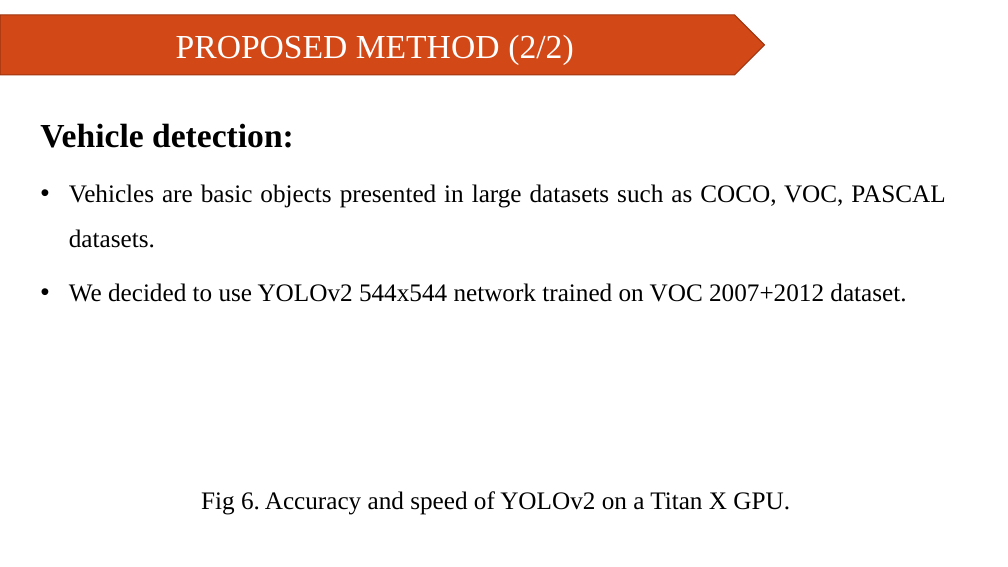
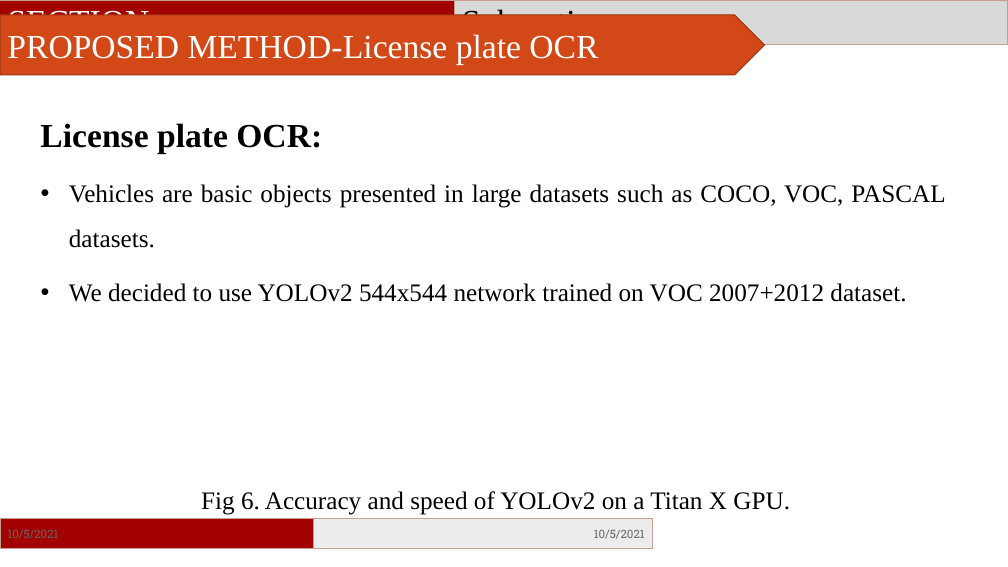
Before and after one commit to phamvandan/graduated-thesis-2021, a slide deck: slide 19 of NCKH.pptx. Drawn at 1008x567 pixels with LibreOffice and Linux fonts; fonts in the diff are those of the drawing; background and template pictures are left out. Boxes give left, top, right and bottom in pixels: in the first picture for what was removed or moved away, otherwise in the second. Text is boxed around its words. In the diff, an @@ line names an element or a change of style, - is before the commit and + after.

```diff
--- a/NCKH.pptx
+++ b/NCKH.pptx
@@ rectangle added at bbox=[0, 0, 454, 45], fill #A30000, outline #C49F92 0.75 pt, 32 pt, text #FFFFFF @@
+SECTION
@@ rectangle added at bbox=[454, 0, 1008, 45], fill #D9D9D9, outline #C49F92 0.75 pt, 32 pt, text #000000 @@
+Subsection
@@ text in pentagon arrow at bbox=[7, 34, 598, 64]: text changed @@
-PROPOSED METHOD (2/2)
+PROPOSED METHOD-License plate OCR
@@ text at bbox=[40, 123, 322, 154]: text changed @@
-Vehicle detection:
+License plate OCR:
@@ rectangle added at bbox=[0, 519, 314, 549], fill #A30000, outline #C49F92 0.75 pt, 11 pt, text #696464 @@
+10/5/2021
@@ rectangle added at bbox=[314, 519, 653, 549], fill #ECECEC, outline #C49F92 0.75 pt, 11 pt, text #696464 @@
+10/5/2021
```
Also in this commit, not shown: 19 other slides changed, 1 slide added, 1 other file.
